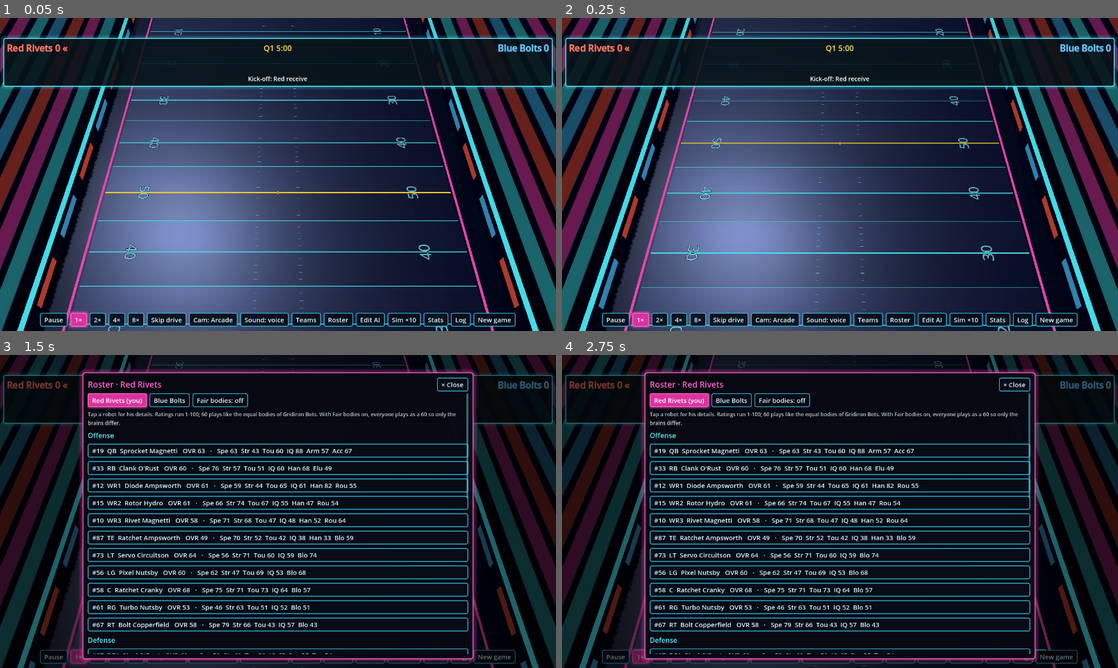
Above: before the commit, frames 1-4 (two rows, left to right).
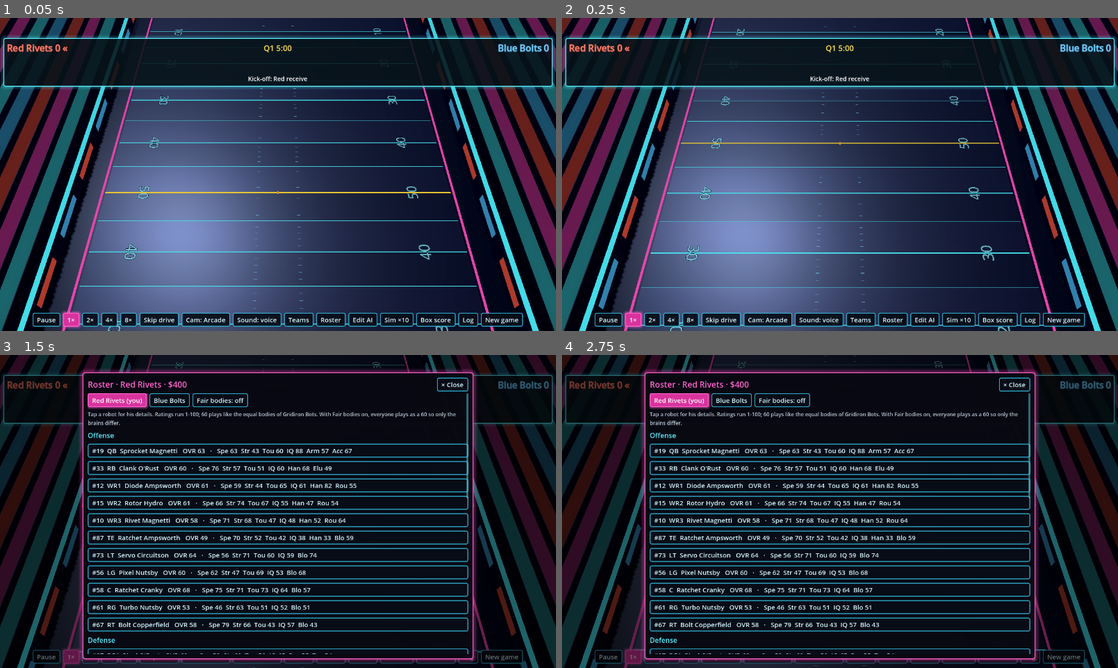
Above: after the commit, the same moments.

Repository: nathandunn/gridiron-career
Game: Godot game, scene res://scenes/Main.tscn
Two runs of this game, one before a commit and one after it. Both use one fixed random seed, a clock stepped at 60 frames per second and the inputs below.
Inputs (mouse positions are in pixels of both pictures, inside the frame that each line leads up to):
- Up to frame 1 (0.05 s): no input
- Up to frame 2 (0.25 s): no input
- Up to frame 3 (1.5 s): click "Roster" at 0.5 s; click (433, 655) at 1.25 s, where only the run before the commit has a clickable "Stats"
- Up to frame 4 (2.75 s): click (995, 655) at 2 s, where only the run after the commit has a clickable "Box score"

The runs differ from the first frame. In frame 1, 1.7% of the frame differs, in the area x 5-95%, y 93-100%; in frame 2, 1.7%; in frame 3, 0.5%; in frame 4, 0.5%.
Error in both runs: Out of bounds get index '0' (on base: 'Array') (res://scripts/team.gd:14)

Commit message:
Junk always free, real parts cost money; purses and game pay; box score from anywhere
- Career purses (start $400); part prices and repair costs; the final whistle pays for the
  result, touchdowns, sacks and takeaways (shown on the final box score)
- Broken robots panel and robot page: junk free, a new Stock part or a repair if you can
  afford it; Repair everything priced; the rival buys real parts when flush
- Box score button in the control bar, the play picker and the broken-robots panel, with
  Back to where you were; team names in the box score
- tests/money_test.gd

Co-Authored-By: Claude Opus 5.5 <noreply@anthropic.com>
Claude-Session: https://claude.ai/code/session_01HmE9FLbeVRN99oMBHaGgc2

Diff:
--- a/scripts/career.gd
+++ b/scripts/career.gd
@@ -190,6 +190,114 @@
 	if not sub.is_empty() and Robot.effective_overall(sub) > patched:
 		swap_in(starters, bench, slot, String(sub["id"]))
 		return "%s comes in for %s at %s." % [sub["name"], r["name"], slot]
+	var bought: Array = []
 	for k in lost:
-		Robot.bolt_on_junk(r, k)
+		var t := team_of(r)
+		if t >= 0 and money(t) >= repair_cost(r, k) * 3 and buy_repair(t, r, k):
+			bought.append(k)
+		else:
+			Robot.bolt_on_junk(r, k)
+	if bought.size() == lost.size():
+		return "%s gets a new %s." % [r["name"], " and new ".join(lost.map(func(k): return String(Robot.PART_LABEL[k]).to_lower()))]
 	return "%s gets a junk %s bolted on." % [r["name"], " and junk ".join(lost.map(func(k): return String(Robot.PART_LABEL[k]).to_lower()))]
+
+
+## ---- money -------------------------------------------------------------------------------------
+## Each side has a purse. A junk spare is always free; a real (Stock) part costs money, and so
+## does repairing a worn one. Games pay out at the final whistle.
+
+const START_MONEY := 400
+const PART_PRICE := {"head": 200, "core": 250, "larm": 120, "rarm": 120, "lleg": 140, "rleg": 140}
+const PAY := {"win": 600, "tie": 350, "loss": 200, "td": 60, "sack": 25, "takeaway": 50}
+
+
+static func money(t: int) -> int:
+	ensure()
+	if not data.has("money"):
+		data["money"] = [START_MONEY, START_MONEY]
+	return int(data["money"][t])
+
+
+static func add_money(t: int, amount: int) -> void:
+	money(t)
+	data["money"][t] = int(data["money"][t]) + amount
+
+
+static func spend(t: int, amount: int) -> bool:
+	if money(t) < amount:
+		return false
+	add_money(t, -amount)
+	save()
+	return true
+
+
+## What it costs to put a part right: a lost (or junk) part is a new Stock one at full price;
+## a worn one costs a share of the price by how worn it is.
+static func repair_cost(robot: Dictionary, k: String) -> int:
+	var pt: Dictionary = Robot.ensure_parts(robot)[k]
+	var price := int(PART_PRICE[k])
+	if float(pt["hp"]) <= 0.0 or String(pt["tier"]) == "Junk":
+		return price
+	var mx := float(Robot.TIER_HP.get(String(pt["tier"]), 100))
+	return int(ceilf(price * 0.6 * (1.0 - float(pt["hp"]) / mx)))
+
+
+static func repair_all_cost(robot: Dictionary) -> int:
+	var c := 0
+	for k in Robot.PARTS:
+		c += repair_cost(robot, k)
+	return c
+
+
+## Buy a new Stock part (or a repair) if the purse allows. true if done.
+static func buy_repair(t: int, robot: Dictionary, k: String) -> bool:
+	var c := repair_cost(robot, k)
+	if c <= 0:
+		return true
+	if not spend(t, c):
+		return false
+	Robot.repair(robot, k)
+	save()
+	return true
+
+
+## The final whistle: pay each side for the result and what it did. Returns the two pay slips.
+static func pay_game(g: Game) -> Array:
+	var slips: Array = []
+	var w := g.winner()
+	for t in 2:
+		var lines: Array = []
+		var res := "tie" if w < 0 else ("win" if w == t else "loss")
+		lines.append([{"win": "Win", "tie": "Tie", "loss": "Loss"}[res], int(PAY[res])])
+		var tds := int(g.stats[t].get("td", 0))
+		if tds > 0:
+			lines.append(["Touchdowns x%d" % tds, tds * int(PAY["td"])])
+		var sacks := int(g.stats[1 - t].get("sacks", 0))
+		if sacks > 0:
+			lines.append(["Sacks x%d" % sacks, sacks * int(PAY["sack"])])
+		var take := int(g.stats[1 - t].get("ints", 0)) + int(g.stats[1 - t].get("fumbles", 0))
+		if take > 0:
+			lines.append(["Takeaways x%d" % take, take * int(PAY["takeaway"])])
+		var total := 0
+		for l in lines:
+			total += int(l[1])
+		add_money(t, total)
+		slips.append({"lines": lines, "total": total})
+	save()
+	return slips
+
+
+
+## Which career team a robot is on (-1 if none: a simulated copy).
+static func team_of(robot: Dictionary) -> int:
+	if not loaded:
+		return -1
+	for t in 2:
+		var tm: Dictionary = data["teams"][t]
+		for s in tm["starters"]:
+			if is_same(tm["starters"][s], robot):
+				return t
+		for b in tm["bench"]:
+			if is_same(b, robot):
+				return t
+	return -1
--- a/scripts/hud.gd
+++ b/scripts/hud.gd
@@ -353,7 +353,7 @@
 	bar.add_child(_button("Roster", func(): open_roster()))
 	bar.add_child(_button("Edit AI", func(): open_editor()))
 	bar.add_child(_button("Sim ×10", func(): main.run_batch(10)))
-	bar.add_child(_button("Stats", func(): if main.game != null: show_stats(main.game, "live")))
+	bar.add_child(_button("Box score", func(): if main.game != null: show_stats(main.game, "live", {}, main.reopen_panel())))
 	bar.add_child(_button("Log", func(): open_log()))
 	bar.add_child(_button("New game", func(): main.new_game()))
 	mark_speed(1.0)
@@ -378,16 +378,25 @@
 	return _overlay != null and is_instance_valid(_overlay)
 
 
-func close_overlay() -> void:
+var _back := Callable()      # where Close goes back to (a box score opened from another panel)
+var slips: Array = []        # the last game's pay slips, for the final box score
+
+
+func close_overlay(follow_back := true) -> void:
 	if any_overlay():
 		_overlay.queue_free()
 	_overlay = null
 	main.overlay_changed(false)
+	if follow_back and _back.is_valid():
+		var b := _back
+		_back = Callable()
+		b.call()
 
 
 ## A panel over the field: returns its content box.
 func _open(title: String) -> VBoxContainer:
-	close_overlay()
+	close_overlay(false)
+	_back = Callable()
 	var dim := ColorRect.new()
 	dim.color = Color(0, 0, 0, 0.55)
 	dim.set_anchors_preset(Control.PRESET_FULL_RECT)
@@ -870,6 +879,7 @@
 	row.add_theme_constant_override("v_separation", 6)
 	box.add_child(row)
 	row.add_child(_button("Deal new plays", func(): main.redeal(side)))
+	row.add_child(_button("Box score", func(): show_stats(g, "live", {}, func(): open_picker(g, team, side, hand, coach))))
 	box.add_child(_label("Yellow is the run, the blue line is the line of scrimmage. Defense: shaded zones, dashed lines for man coverage, pink arrows for blitzers.", fs - 3, Color(0.7, 0.74, 0.78)))
 
 
@@ -894,8 +904,10 @@
 
 
 ## mode: "quarter" (a break - Continue goes on), "final", or "live" (just a look).
-func show_stats(g: Game, mode: String, snap: Dictionary = {}) -> void:
+func show_stats(g: Game, mode: String, snap: Dictionary = {}, back := Callable()) -> void:
 	var names := [(g.teams[0]["coach"] as Coach).name, (g.teams[1]["coach"] as Coach).name]
+	if Career.loaded:
+		names = [String(Career.team(0)["name"]), String(Career.team(1)["name"])]
 	var score: Array = snap.get("score", g.score)
 	var line: Array = snap.get("line", g.line)
 	var stats: Array = snap.get("stats", g.stats)
@@ -910,6 +922,10 @@
 		"live":
 			title = "Box score · Q%d" % mini(g.quarter, 4)
 	var box := _open(title)
+	_back = back
+	if back.is_valid():
+		var bk := _button("Back", func(): close_overlay())
+		box.add_child(bk)
 	if mode == "final":
 		var w := g.winner()
 		box.add_child(_label("Tie game" if w < 0 else "%s win" % names[w], fs + 3, MAGENTA))
@@ -918,7 +934,7 @@
 	tabs.add_theme_constant_override("h_separation", 6)
 	box.add_child(tabs)
 	for tab in [["team", "Team"], ["p0", "%s players" % Team.NAMES[0]], ["p1", "%s players" % Team.NAMES[1]]]:
-		var b := _button(tab[1], func(): _stats_tab = tab[0]; show_stats(g, mode, snap), true)
+		var b := _button(tab[1], func(): _stats_tab = tab[0]; _back = Callable(); show_stats(g, mode, snap, back), true)
 		b.button_pressed = _stats_tab == tab[0]
 		tabs.add_child(b)
 	match _stats_tab:
@@ -937,6 +953,14 @@
 		var stop := _button("Stop at quarter breaks", func(): main.stop_at_quarters = not main.stop_at_quarters, true)
 		stop.button_pressed = main.stop_at_quarters
 		row.add_child(stop)
+	if mode == "final" and not slips.is_empty():
+		_section(box, "Pay")
+		for t in 2:
+			var sl: Dictionary = slips[t]
+			var parts: Array = []
+			for l in sl["lines"]:
+				parts.append("%s $%d" % [l[0], int(l[1])])
+			box.add_child(_label("%s: %s = $%d  (purse now $%d)" % [names[t], ", ".join(parts), int(sl["total"]), Career.money(t)], fs - 1, YELLOW if t == 0 else Color(0.8, 0.85, 0.9)))
 	if mode == "final":
 		row.add_child(_button("Play again", func(): close_overlay(); main.new_game()))
 		row.add_child(_button("Sim ×10 these teams", func(): close_overlay(); main.run_batch(10)))
@@ -1173,7 +1197,7 @@
 		_roster_team = t
 	Career.ensure()
 	var tm := Career.team(_roster_team)
-	var box := _open("Roster · %s" % tm["name"])
+	var box := _open("Roster · %s · $%d" % [tm["name"], Career.money(_roster_team)])
 	var tabs := HFlowContainer.new()
 	tabs.add_theme_constant_override("h_separation", 6)
 	box.add_child(tabs)
@@ -1395,7 +1419,14 @@
 ## Your robots that lost parts: for each, put in the best sub, bolt on junk, or play on.
 func open_injuries(slots: Array) -> void:
 	var box := _open("Broken robots")
-	box.add_child(_label("Parts came off on the field. Decide for each, then the game goes on. Close this and the coach decides.", fs - 2, Color(0.8, 0.83, 0.88)))
+	box.add_child(_label("Parts came off on the field. Decide for each, then the game goes on. Close this and the coach decides. A junk spare is always free.", fs - 2, Color(0.8, 0.83, 0.88)))
+	var top := HFlowContainer.new()
+	top.add_theme_constant_override("h_separation", 6)
+	box.add_child(top)
+	var pl := _label("Purse $%d" % Career.money(0), fs + 1, YELLOW)
+	pl.autowrap_mode = TextServer.AUTOWRAP_OFF
+	top.add_child(pl)
+	top.add_child(_button("Box score", func(): show_stats(main.game, "live", {}, func(): open_injuries(main._broken_mine()))))
 	var tm: Dictionary = main.game.teams[0]
 	for s in slots:
 		var r: Dictionary = tm["roster"][s]
@@ -1410,7 +1441,13 @@
 		row.add_theme_constant_override("h_separation", 6)
 		row.add_theme_constant_override("v_separation", 6)
 		box.add_child(row)
-		row.add_child(_button("Bolt on junk %s" % " and ".join(names), func(): main.injury_choice(s, "junk")))
+		row.add_child(_button("Bolt on junk %s (free)" % " and ".join(names), func(): main.injury_choice(s, "junk")))
+		var cost := 0
+		for k in lost:
+			cost += Career.repair_cost(r, k)
+		var buy := _button("New %s ($%d)" % [" and ".join(names), cost], func(): main.injury_choice(s, "buy"))
+		buy.disabled = Career.money(0) < cost
+		row.add_child(buy)
 		if Robot.can_play(r):
 			row.add_child(_button("Play on without it", func(): main.injury_choice(s, "play_on")))
 		else:
@@ -1456,7 +1493,10 @@
 			gl.autowrap_mode = TextServer.AUTOWRAP_OFF
 			gl.size_flags_horizontal = Control.SIZE_EXPAND_FILL
 			line.add_child(gl)
-			line.add_child(_button("Bolt on junk", func(): Robot.bolt_on_junk(r, k); Career.save(); open_robot(id)))
+			line.add_child(_button("Junk (free)", func(): Robot.bolt_on_junk(r, k); Career.save(); open_robot(id)))
+			var nb := _button("New $%d" % Career.repair_cost(r, k), func(): Career.buy_repair(Career.team_of(r), r, k); open_robot(id))
+			nb.disabled = Career.money(maxi(Career.team_of(r), 0)) < Career.repair_cost(r, k)
+			line.add_child(nb)
 		else:
 			var bar := ProgressBar.new()
 			bar.max_value = mx
@@ -1477,8 +1517,19 @@
 			tl.custom_minimum_size.x = 90
 			line.add_child(tl)
 	var row := HFlowContainer.new()
+	row.add_theme_constant_override("h_separation", 6)
 	box.add_child(row)
-	row.add_child(_button("Repair everything (free until money comes in)", func():
-		for k in Robot.PARTS:
-			Robot.repair(r, k)
-		Career.save(); open_robot(id)))
+	var t := maxi(Career.team_of(r), 0)
+	var all_cost := Career.repair_all_cost(r)
+	var pl2 := _label("Purse $%d" % Career.money(t), fs, YELLOW)
+	pl2.autowrap_mode = TextServer.AUTOWRAP_OFF
+	row.add_child(pl2)
+	if all_cost > 0:
+		var rb := _button("Repair everything ($%d)" % all_cost, func():
+			if Career.spend(t, all_cost):
+				for k in Robot.PARTS:
+					Robot.repair(r, k)
+				Career.save()
+			open_robot(id))
+		rb.disabled = Career.money(t) < all_cost
+		row.add_child(rb)
--- a/scripts/main.gd
+++ b/scripts/main.gd
@@ -361,7 +361,18 @@
 		get_tree().root.content_scale_factor = dpr
 
 
+## Where a box score opened from the control bar goes back to: the panel that was up, if any.
+func reopen_panel() -> Callable:
+	match _phase:
+		"picking":
+			return func(): _open_picker(_picking_side)
+		"injury":
+			return func(): hud.open_injuries(_broken_mine())
+	return Callable()
+
+
 func new_game() -> void:
+	hud.slips = []
 	if view != null:
 		view.clear_debris()
 	game = Game.new()
@@ -394,7 +405,11 @@
 	cam.input_blocked = open
 
 
+var _picking_side := "offense"
+
+
 func _open_picker(side: String) -> void:
+	_picking_side = side
 	_skip_drive = false
 	_phase = "picking"
 	var hand := PlayGen.hand(game.rng, side, HAND, game.to_go)
@@ -523,6 +538,10 @@
 		"junk":
 			for k in Robot.lost_parts(r):
 				Robot.bolt_on_junk(r, k)
+		"buy":
+			for k in Robot.lost_parts(r):
+				if not Career.buy_repair(0, r, k):
+					Robot.bolt_on_junk(r, k)     # ran out of money part-way: junk for the rest
 		"play_on":
 			played_on[String(r["id"])] = ",".join(Robot.lost_parts(r))
 	Career.save()
@@ -626,6 +645,8 @@
 	if game.over:
 		sim = null
 		view.set_play(null, game.poss, game.yl, game.to_go)
+		if Career.loaded and _phase != "over":
+			hud.slips = Career.pay_game(game)     # the final whistle pays both sides
 		_phase = "over"
 		hud.show_result("Final")
 		hud.show_game_over(game)
--- /dev/null
+++ b/tests/money_test.gd
@@ -0,0 +1,19 @@
+extends SceneTree
+## The purse: games pay out, repairs cost, junk is free.
+func _init() -> void:
+	Library.ensure()
+	Career.data = {"version": 1, "fair": false, "teams": [Career.new_team(0, 1), Career.new_team(1, 2)]}
+	Career.loaded = true
+	var g := Batch.play_game(Team.build(0, "Balanced"), Team.build(1, "Air Raid"), 300.0, 7)
+	var before := [Career.money(0), Career.money(1)]
+	var slips := Career.pay_game(g)
+	print("PAY score %s  slips %s  purses %s -> %s" % [g.score, slips, before, [Career.money(0), Career.money(1)]])
+	var r: Dictionary = Career.roster(0)["QB"]
+	Robot.ensure_parts(r)["lleg"]["hp"] = 0
+	Robot.ensure_parts(r)["head"]["hp"] = 50
+	print("REPAIR leg %d head %d all %d" % [Career.repair_cost(r, "lleg"), Career.repair_cost(r, "head"), Career.repair_all_cost(r)])
+	var m := Career.money(0)
+	Robot.bolt_on_junk(r, "lleg")
+	print("JUNK free: ", Career.money(0) == m, "  junk then new costs ", Career.repair_cost(r, "lleg"))
+	print("BUY ok: ", Career.buy_repair(0, r, "lleg"), " purse ", Career.money(0))
+	quit()
Not shown, added: tests/money_test.gd.uid
Not shown, changed: README.md
